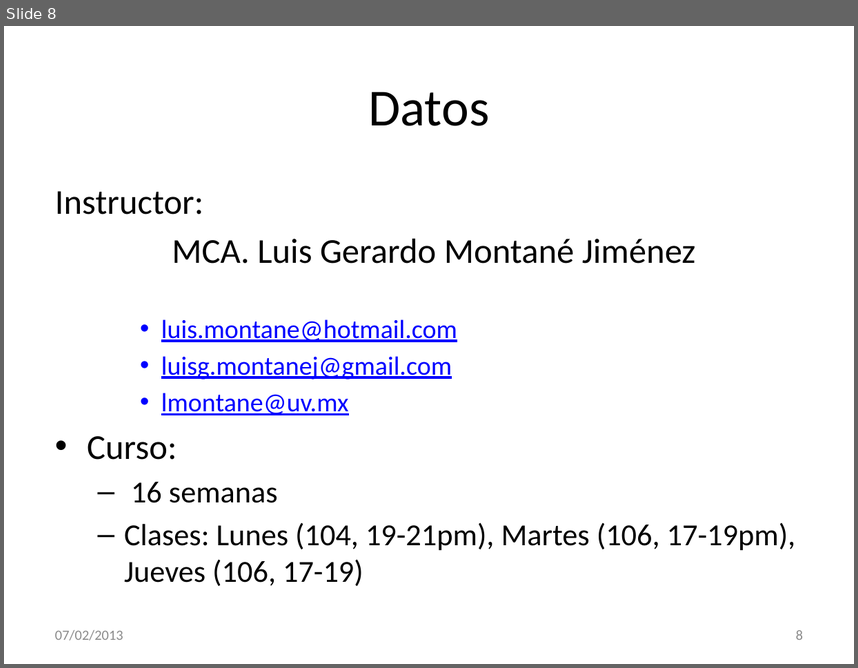
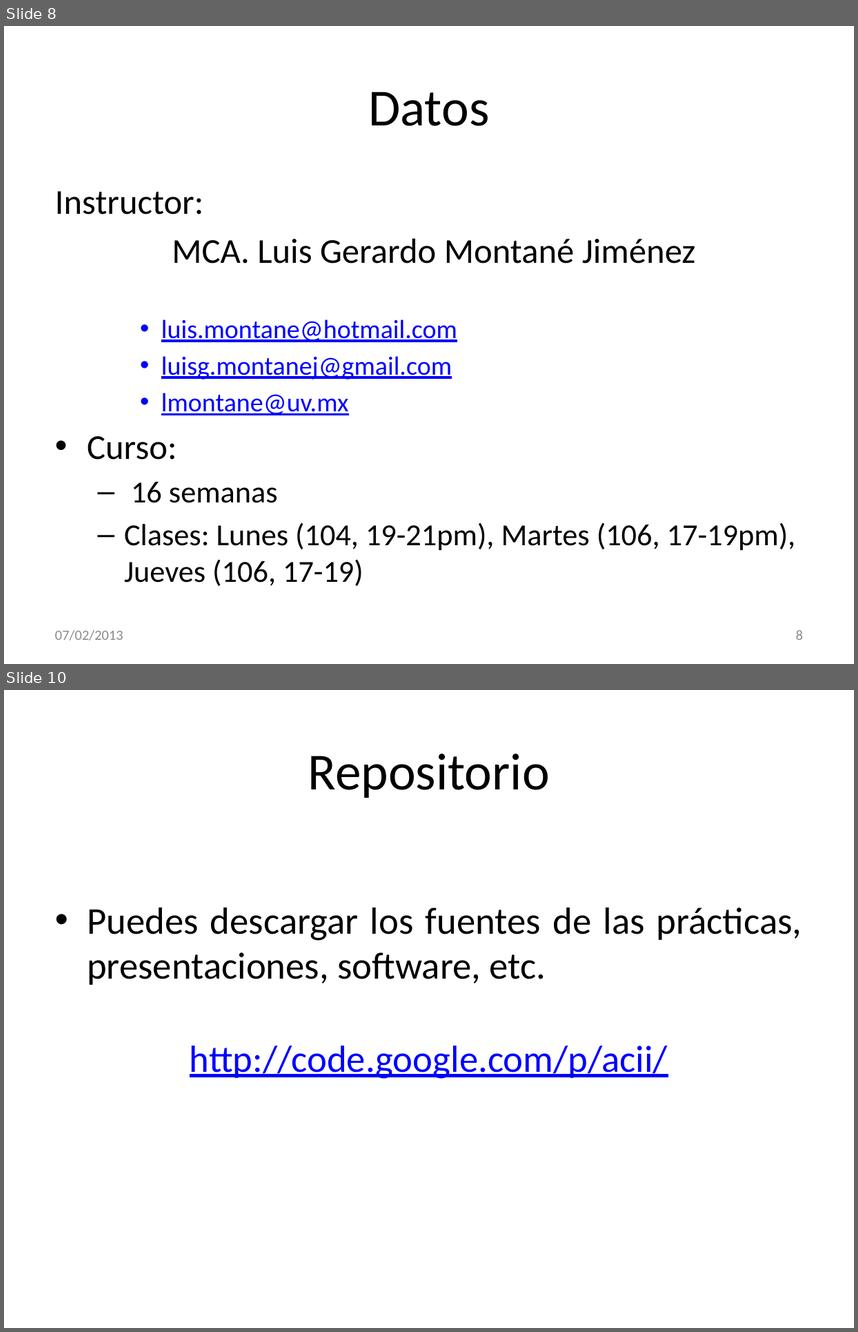
Before and after one commit to servkey/acii, a slide deck: Semana1/1_PresentaciónCurso.pptx. Shown one above the other, each under a label of ours: slide 8 before the commit, slides 8 and 10 after it; the slides between them are not shown. The pictures are 858x668 and 858x1332 pixels, drawn with LibreOffice and Linux fonts; fonts in the diff are those of the drawing. Boxes give left, top, right and bottom in pixels: in the first picture for what was removed or moved away, otherwise in the second. Text is boxed around its words. In the diff, an @@ line names an element or a change of style, - is before the commit and + after.

```diff
--- a/Semana1/1_PresentaciónCurso.pptx
+++ b/Semana1/1_PresentaciónCurso.pptx
@@ slide 10 added at [4, 690, 854, 1328], background #FFFFFF @@
@@ title added at [308, 753, 550, 798], 44 pt, text #000000 @@
+Repositorio
@@ text added at [87, 907, 802, 1078], 32 pt, text #000000 @@
+• Puedes descargar los fuentes de las prácticas, presentaciones, software, etc.
+http://code.google.com/p/acii/
```
Also in this commit, not shown: 1 slide changed.
